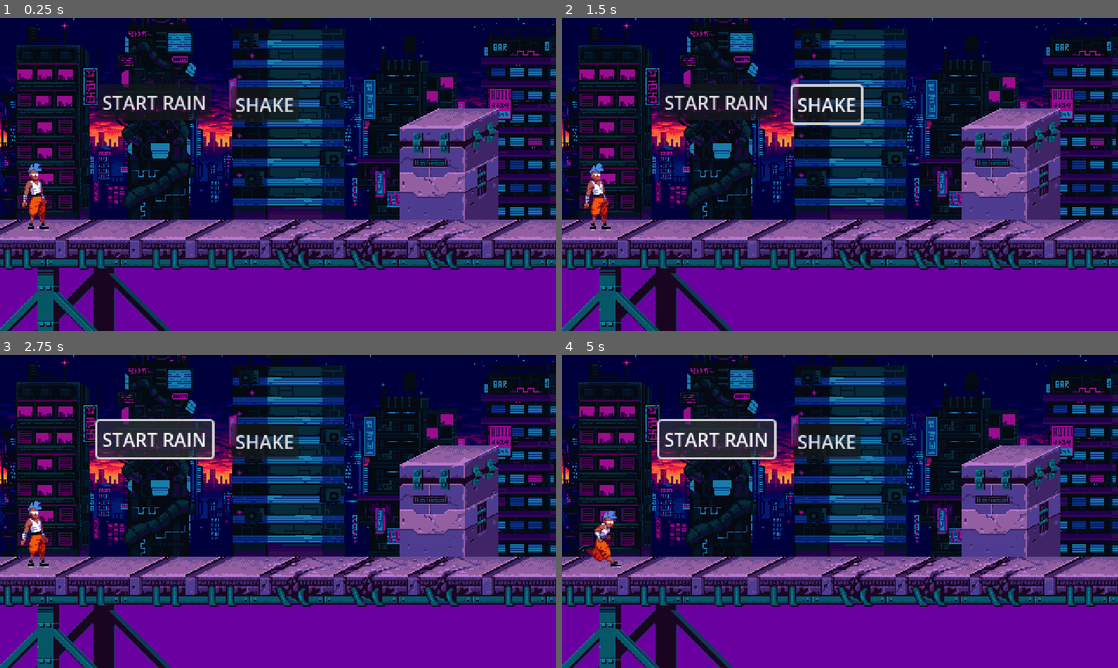
Above: before the commit, frames 1-4 (two rows, left to right).
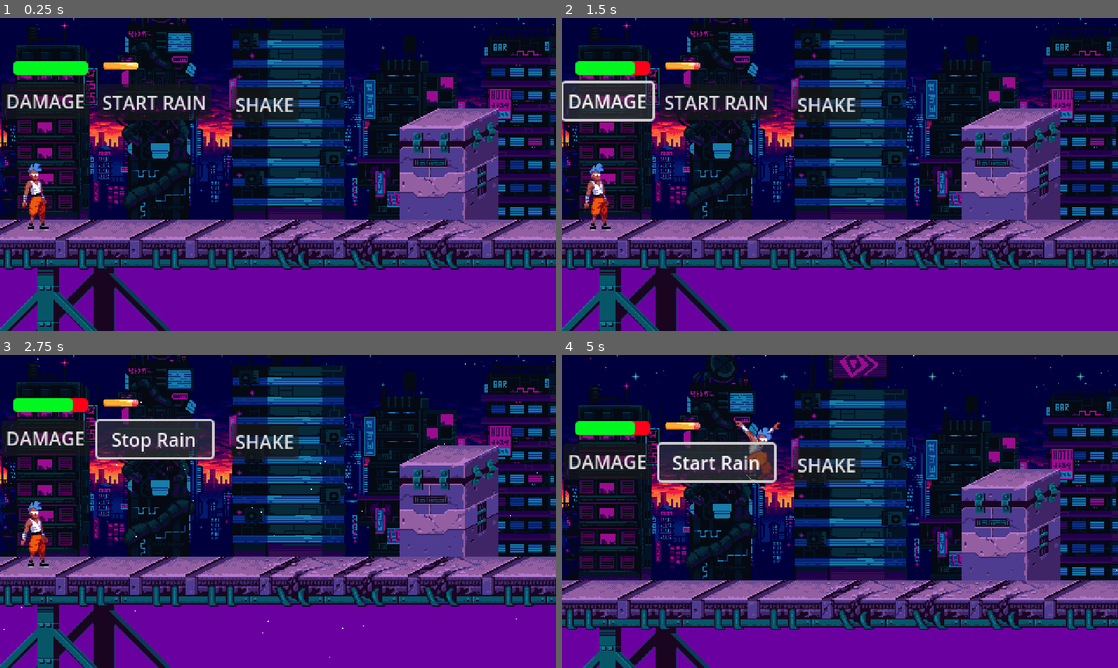
Above: after the commit, the same moments.

Repository: kahanscious/godot-tutorials
Game: Godot game, scene res://levels/test_level.tscn
Same seed, same stepped clock (60 frames per second), same inputs: the game is played once before the commit and once after it.
Inputs (mouse positions are in pixels of both pictures, inside the frame that each line leads up to):
- Up to frame 1 (0.25 s): no input
- Up to frame 2 (1.5 s): click "SHAKE" at 0.5 s; click (606, 99) at 1.25 s, where only the run after the commit has a clickable "DAMAGE"
- Up to frame 3 (2.75 s): click "START RAIN" at 2 s
- Up to frame 4 (5 s): click "START RAIN" (after the commit: "Stop Rain") at 2.75 s; click "START RAIN" (after the commit: "Start Rain") at 3.5 s; hold D (right) from 4.28 s (still down); tap Space (jump) at 4.52 s

The runs differ from the first frame. In frame 1, 1.4% of the frame differs, in the area x 0-25%, y 13-72%; in frame 2, 3.3%; in frame 3, 1.9%; in frame 4, 56%, in the area x 0-100%, y 0-100%.
Error before the commit: Trying to assign value of type 'Node2D' to a variable of type 'player_particle_manager.gd'. (res://scenes/player/player.gd:5)

Commit message:
health bar

Diff:
--- a/fx/player_particle_manager.tscn
+++ b/fx/player_particle_manager.tscn
@@ -1,8 +1,8 @@
 [gd_scene load_steps=2 format=3 uid="uid://c1ewq5r3sgxr0"]
 
-[ext_resource type="Script" path="res://player_particle_manager.gd" id="1_svjr6"]
+[ext_resource type="Script" path="res://fx/player_particle_manager.gd" id="1_clwu3"]
 
 [node name="PlayerParticleManager" type="Node2D"]
-script = ExtResource("1_svjr6")
+script = ExtResource("1_clwu3")
 
 [node name="RunParticles" type="CPUParticles2D" parent="."]
--- a/fx/rain_manager.tscn
+++ b/fx/rain_manager.tscn
@@ -1,8 +1,8 @@
 [gd_scene load_steps=2 format=3 uid="uid://b16bem3hxgf3y"]
 
-[ext_resource type="Script" path="res://rain_manager.gd" id="1_4ipsm"]
+[ext_resource type="Script" path="res://fx/rain_manager.gd" id="1_aolqt"]
 
 [node name="RainManager" type="Node2D"]
-script = ExtResource("1_4ipsm")
+script = ExtResource("1_aolqt")
 
 [node name="CPUParticles2D" type="CPUParticles2D" parent="."]
--- a/levels/level.gd
+++ b/levels/level.gd
@@ -4,6 +4,9 @@
 @onready var player: Player = $Player
 @onready var rain_manager: RainManager = $RainManager
 @onready var rain_button: Button = $RainButton
+@onready var damage_button: Button = $DamageButton
+@onready var progress_bar: ProgressBar = $ProgressBar
+@onready var texture_progress_bar: TextureProgressBar = $TextureProgressBar
 
 
 # Called when the node enters the scene tree for the first time.
@@ -12,6 +15,12 @@
 
 	if rain_manager:
 		rain_manager.intensity = 0.0
+
+	progress_bar.value = player.current_health
+	progress_bar.max_value = player.max_health
+
+	texture_progress_bar.value = player.current_health
+	texture_progress_bar.max_value = player.max_health
 
 
 # Called every frame. 'delta' is the elapsed time since the previous frame.
@@ -33,3 +42,9 @@
 	else:
 		rain_manager.intensity = 0.0
 		rain_button.text = "Start Rain"
+
+
+func _on_damage_button_pressed() -> void:
+	player.take_damage(20)
+	progress_bar.value = player.current_health
+	texture_progress_bar.value = player.current_health
--- a/levels/test_level.tscn
+++ b/levels/test_level.tscn
@@ -8,11 +8,27 @@
 [ext_resource type="PackedScene" uid="uid://do03vg5ef0w5e" path="res://scenes/player/player_camera.tscn" id="3_q44ju"]
 [ext_resource type="Texture2D" uid="uid://d3kngqd2ups6a" path="res://assets/background/foreground.png" id="4_jr3op"]
 [ext_resource type="PackedScene" uid="uid://c58addhj3pagn" path="res://scenes/world/world_boundary.tscn" id="4_l0utk"]
-[ext_resource type="PackedScene" uid="uid://b16bem3hxgf3y" path="res://rain_manager.tscn" id="6_oh5dt"]
-[ext_resource type="Script" path="res://levels/button.gd" id="9_in7yj"]
+[ext_resource type="PackedScene" uid="uid://b16bem3hxgf3y" path="res://fx/rain_manager.tscn" id="6_oh5dt"]
+[ext_resource type="Texture2D" uid="uid://drpq2y8uxla1n" path="res://assets/ui/progress bar most rounded progress red.png" id="10_fq61m"]
+[ext_resource type="Texture2D" uid="uid://dqggwr01j0lrk" path="res://assets/ui/progress bar most rounded over.png" id="11_p7xb6"]
+[ext_resource type="Texture2D" uid="uid://l6eto2jgy0bo" path="res://assets/ui/progress bar most rounded progress orange.png" id="12_p1waq"]
 
 [sub_resource type="RectangleShape2D" id="RectangleShape2D_ciism"]
 size = Vector2(240.775, 3.63616)
+
+[sub_resource type="StyleBoxFlat" id="StyleBoxFlat_w0w7a"]
+bg_color = Color(1, 0, 0.0941176, 1)
+corner_radius_top_left = 4
+corner_radius_top_right = 4
+corner_radius_bottom_right = 4
+corner_radius_bottom_left = 4
+
+[sub_resource type="StyleBoxFlat" id="StyleBoxFlat_ikbku"]
+bg_color = Color(0, 0.972549, 0.121569, 1)
+corner_radius_top_left = 4
+corner_radius_top_right = 4
+corner_radius_bottom_right = 4
+corner_radius_bottom_left = 4
 
 [node name="TestLevel" type="Node2D"]
 script = ExtResource("1_1cr7u")
@@ -48,10 +64,10 @@
 texture = ExtResource("4_jr3op")
 centered = false
 
+[node name="RainManager" parent="." instance=ExtResource("6_oh5dt")]
+
 [node name="EnvironmentTileMap" parent="." instance=ExtResource("1_bqn2v")]
 tile_map_data = PackedByteArray("AAAAAAsAAgAAAAEAAAAAAAwAAgAAAAIAAAAAAA0AAgAAAAMAAAAAAA8AAgAAAAUAAAAAABAAAgAAAAYAAAABAA …(4432 unchanged characters)…
-
-[node name="RainManager" parent="." instance=ExtResource("6_oh5dt")]
 
 [node name="Player" parent="." instance=ExtResource("2_fcjlt")]
 position = Vector2(32.0203, 165.106)
@@ -76,7 +92,6 @@
 offset_right = 258.185
 offset_bottom = 91.7735
 text = "SHAKE"
-script = ExtResource("9_in7yj")
 
 [node name="RainButton" type="Button" parent="."]
 offset_left = 84.0324
@@ -84,7 +99,34 @@
 offset_right = 183.032
 offset_bottom = 90.3577
 text = "START RAIN"
-script = ExtResource("9_in7yj")
+
+[node name="ProgressBar" type="ProgressBar" parent="."]
+offset_left = 11.0
+offset_top = 39.0
+offset_right = 76.0
+offset_bottom = 51.0
+theme_override_styles/background = SubResource("StyleBoxFlat_w0w7a")
+theme_override_styles/fill = SubResource("StyleBoxFlat_ikbku")
+step = 1.0
+value = 50.0
+show_percentage = false
+
+[node name="DamageButton" type="Button" parent="."]
+offset_left = 1.0
+offset_top = 58.0
+offset_right = 78.0
+offset_bottom = 89.0
+text = "DAMAGE"
+
+[node name="TextureProgressBar" type="TextureProgressBar" parent="."]
+offset_left = 87.7039
+offset_top = 38.8913
+offset_right = 127.704
+offset_bottom = 78.8913
+texture_under = ExtResource("10_fq61m")
+texture_over = ExtResource("11_p7xb6")
+texture_progress = ExtResource("12_p1waq")
 
 [connection signal="pressed" from="Button" to="." method="_on_button_pressed"]
 [connection signal="pressed" from="RainButton" to="." method="_on_rain_button_pressed"]
+[connection signal="pressed" from="DamageButton" to="." method="_on_damage_button_pressed"]
--- a/scenes/player/player.gd
+++ b/scenes/player/player.gd
@@ -11,6 +11,13 @@
 @export var gravity: Vector2 = Vector2(0, 980.0)
 
 var direction: float
+
+@export var max_health: int = 100
+var current_health: int = 100
+
+
+func _ready() -> void:
+	current_health = max_health
 
 
 func _physics_process(delta: float) -> void:
@@ -48,3 +55,7 @@
 			velocity.x = lerp(velocity.x, 0.0, air_acceleration * 0.5)
 
 	move_and_slide()
+
+
+func take_damage(amount: int) -> void:
+	current_health -= amount
--- a/scenes/player/player.tscn
+++ b/scenes/player/player.tscn
@@ -2,7 +2,7 @@
 
 [ext_resource type="Script" path="res://scenes/player/player.gd" id="1_yffeu"]
 [ext_resource type="Texture2D" uid="uid://k1k6kd4nme10" path="res://assets/characters/main/male-spritesheet.png" id="2_2mk6k"]
-[ext_resource type="PackedScene" uid="uid://c1ewq5r3sgxr0" path="res://player_particle_manager.tscn" id="3_4110v"]
+[ext_resource type="PackedScene" uid="uid://c1ewq5r3sgxr0" path="res://fx/player_particle_manager.tscn" id="3_4110v"]
 
 [sub_resource type="Animation" id="Animation_r3kw1"]
 length = 0.001
@@ -180,3 +180,4 @@
 debug_color = Color(0, 0.6, 0.701961, 0)
 
 [node name="PlayerParticleManager" parent="." instance=ExtResource("3_4110v")]
+visible = false
Binary file added: assets/ui/progress bar most rounded over.png
Binary file added: assets/ui/progress bar most rounded progress orange.png
Binary file added: assets/ui/progress bar most rounded progress red.png
Not shown: 1 places in levels/test_level.tscn that only renumber resources
